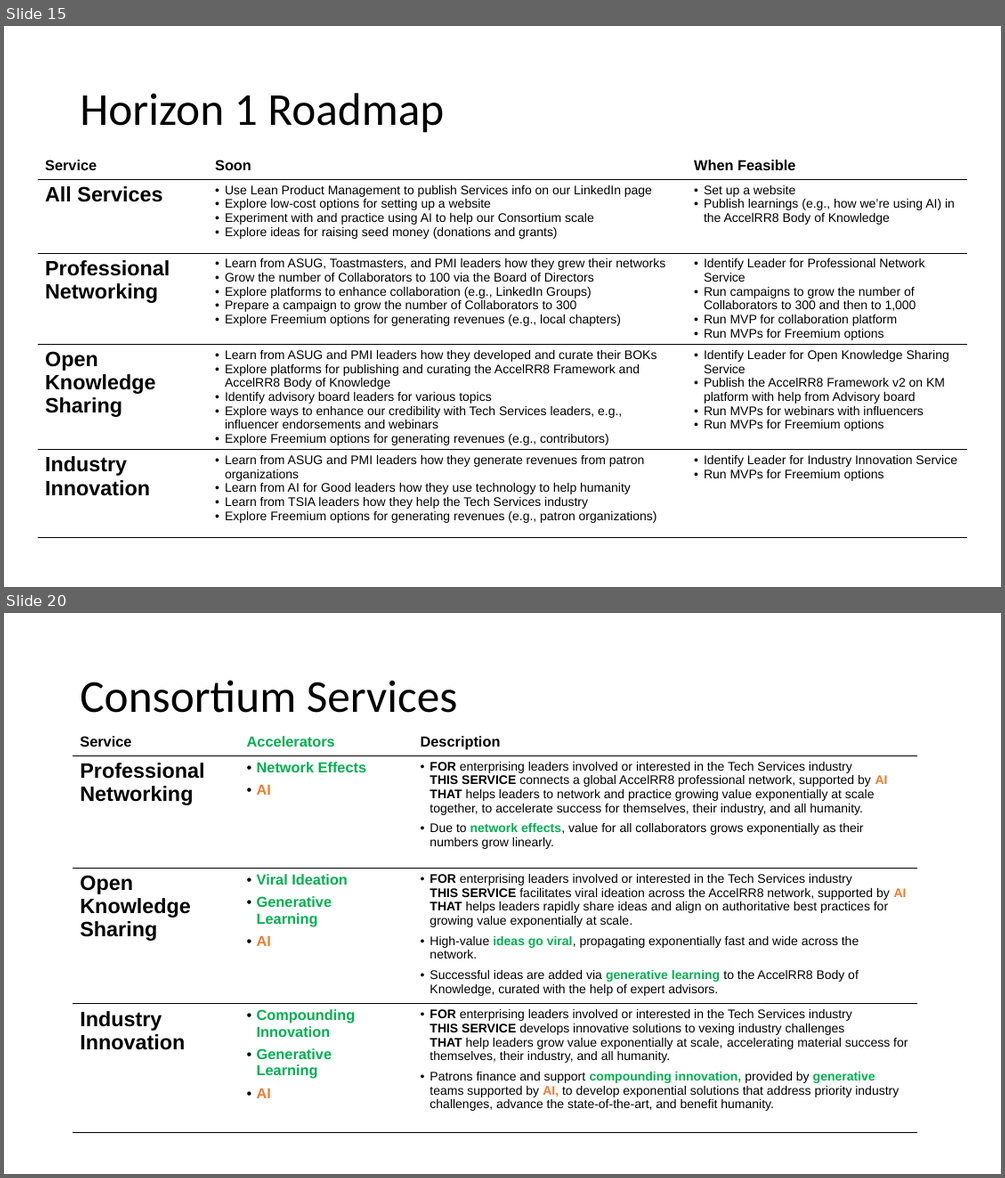
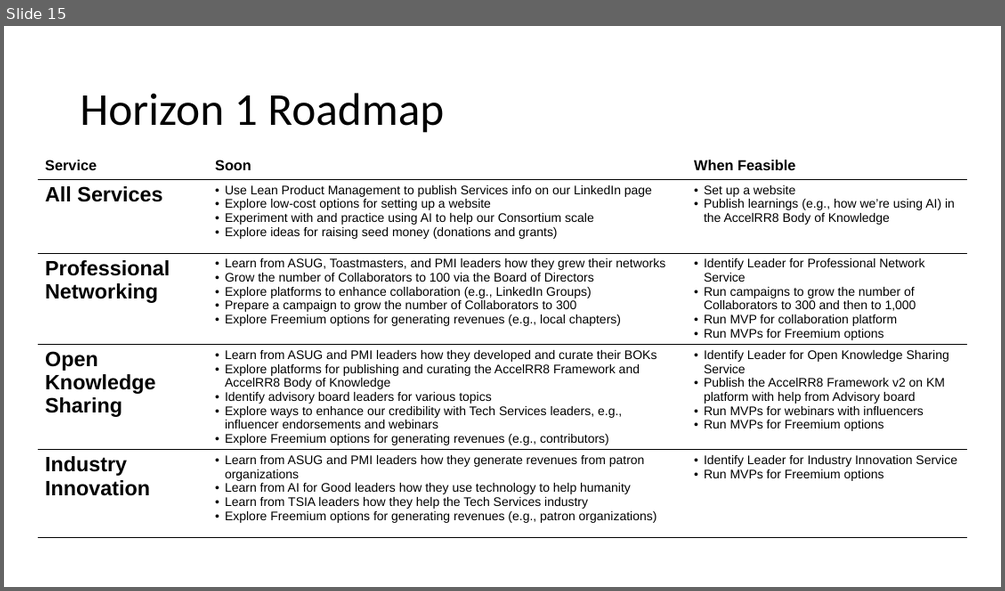
Before and after one commit to AccelRR8-Consortium-NonProfit/Management-Public, a slide deck: docs/1_Integration/1b_Strategy/AccelRR8 Consortium Non-Profit Organization Strategy.pptx. Shown one above the other, each under a label of ours: slides 15 and 20 before the commit, slide 15 after it; the slides between them are not shown. The pictures are 1005x1178 and 1005x591 pixels, drawn with LibreOffice and Linux fonts; fonts in the diff are those of the drawing; background and template pictures are left out. Boxes give left, top, right and bottom in pixels: in the first picture for what was removed or moved away, otherwise in the second. Text is boxed around its words. In the diff, an @@ line names an element or a change of style, - is before the commit and + after.

```diff
--- a/docs/1_Integration/1b_Strategy/AccelRR8 Consortium Non-Profit Organization Strategy.pptx
+++ b/docs/1_Integration/1b_Strategy/AccelRR8 Consortium Non-Profit Organization Strategy.pptx
@@ slide 20 removed at box(4, 613, 1001, 1174), background #FFFFFF @@
@@ title removed at box(80, 680, 458, 713) @@
-Consortium Services
@@ table removed at box(73, 730, 918, 1133), 4 rows, 3 columns @@
-Service | Accelerators | Description
-Professional Networking | Network Effects / AI | FOR enterprising leaders involved or interested in the Tech Services industry THIS SERVICE connects a global AccelRR8 professional network, supported by AI THAT helps leaders to network and practice growing value exponentially at scale together, to accelerate success for themselves, their industry, and all humanity. / Due to network effects, value for all collaborators grows exponentially as their numbers grow linearly.
-Open Knowledge Sharing | Viral Ideation / Generative Learning / AI | FOR enterprising leaders involved or interested in the Tech Services industry THIS SERVICE facilitates viral ideation across the AccelRR8 network, supported by AI THAT helps leaders rapidly share ideas and align on authoritative best practices for growing value exponentially at scale. / High-value ideas go viral, propagating exponentially fast and wide across the network. / Successful ideas are added via generative learning to the AccelRR8 Body of Knowledge, curated with the help of expert advisors.
-Industry / Innovation | Compounding Innovation / Generative Learning / AI | FOR enterprising leaders involved or interested in the Tech Services industry THIS SERVICE develops innovative solutions to vexing industry challenges THAT help leaders grow value exponentially at scale, accelerating material success for themselves, their industry, and all humanity. / Patrons finance and support compounding innovation, provided by generative teams supported by AI, to develop exponential solutions that address priority industry challenges, advance the state-of-the-art, and benefit humanity.
```
Also in this commit, not shown: 6 other slides removed, 5 other files.
